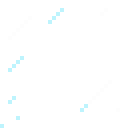
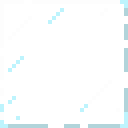
Comparing the layer stacks of the two (128, 128) images. Changes:
showed "corner_topright" over (124, 0, 128, 4)
showed "corner_bottomright" over (124, 124, 128, 128)
showed "border_left" over (0, 104, 4, 124)
showed "border_right" over (124, 4, 128, 124)
showed "border_bottom" over (4, 124, 124, 128)
showed "border_top" over (120, 0, 124, 4)
